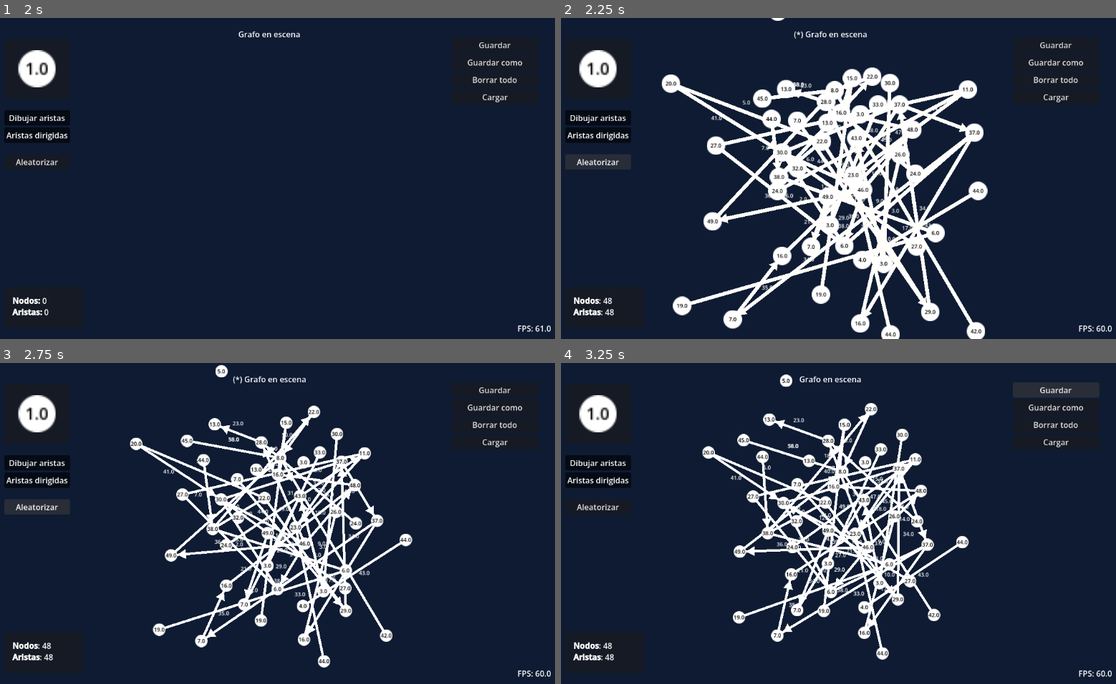
Above: before the commit, frames 1-4 (two rows, left to right).
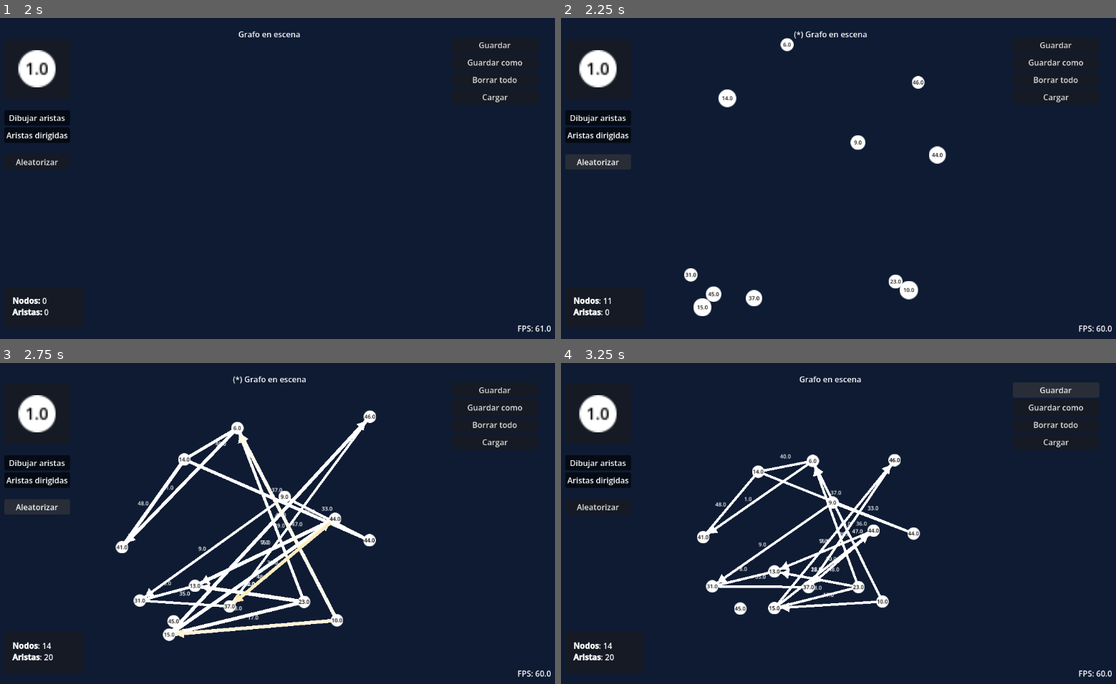
Above: after the commit, the same moments.

Repository: Andresit1524/graphim
Game: Godot game, scene res://assets/world/world.tscn
Two runs of this game, one before a commit and one after it. Both use one fixed random seed, a clock stepped at 60 frames per second and the inputs below.
Inputs:
- Up to frame 1 (2 s): click "Dibujar aristas" at 0.5 s; click "Aristas dirigidas" at 1.25 s
- Up to frame 2 (2.25 s): click "Aleatorizar" at 2 s
- Up to frame 3 (2.75 s): no input
- Up to frame 4 (3.25 s): click "Guardar" at 2.75 s

Frame 1 is identical in both runs. In frame 2, 18% of the frame differs, in the area x 7-77%, y 0-100%; in frame 3, 14%; in frame 4, 12%.

Commit message:
Optimización y correcciones en la aleatorización

Diff:
--- a/assets/world/world.gd
+++ b/assets/world/world.gd
@@ -36,6 +36,9 @@
 # Variables temporales para el dibujado de aristas
 var current_new_edge_start: GraphimNode
 var current_new_edge_end: GraphimNode
+
+## Indica si se está aleatorizando
+var randomizing := false
 
 
 func _ready() -> void:
@@ -151,17 +154,26 @@
 
 ## Genera un grafo al azar
 func _randomize() -> void:
+	if randomizing: return
+
+	randomizing = true
 	_delete_graph()
 
 	const RANDOM_SIZE = 50
 	const SPREAD_SIZE = 200
-
-	var count = randi_range(1, RANDOM_SIZE)
+	const DELAY = 0.01
+
+	var node_count = randi_range(5, RANDOM_SIZE)
+	var edge_count = randi_range(node_count, node_count * 2)
 
 	# Nodos
-	for i in count:
+	var new_nodes: Array[GraphimNode]
+	for i in node_count:
+		await get_tree().create_timer(DELAY).timeout
 		var new_node: GraphimNode = node_scene.instantiate()
-		nodes.add_child(new_node, true)
+		nodes.add_child(new_node)
+		new_nodes.append(new_node)
+
 		new_node.data.weight = randi_range(2, RANDOM_SIZE)
 		new_node.data.refresh()
 		new_node.position = Vector2(
@@ -169,17 +181,19 @@
 			randf_range(-SPREAD_SIZE, SPREAD_SIZE)
 		)
 
+	var pairs := []
+	for i in new_nodes.size():
+		for j in range(i + 1, new_nodes.size()):
+			pairs.append([new_nodes[i], new_nodes[j]])
+	pairs.shuffle()
+
 	# Conexiones
-	for i in count:
-		var node_a: GraphimNode = null
-		var node_b: GraphimNode = null
-
-		var max_attemps := 100000
-		for j in max_attemps:
-			node_a = nodes.get_children().pick_random()
-			node_b = nodes.get_children().pick_random()
-			if node_a != node_b: break
-
+	for i in edge_count:
+		var pair = pairs.pick_random()
+		var node_a: GraphimNode = pair[0]
+		var node_b: GraphimNode = pair[1]
+
+		await get_tree().create_timer(DELAY).timeout
 		var new_edge: GraphimEdge = edge_scene.instantiate()
 		edges.add_child(new_edge, true)
 		new_edge.data.directed = [true, false].pick_random()
@@ -187,6 +201,8 @@
 		new_edge.data.start_node = node_a
 		new_edge.data.end_node = node_b
 		new_edge.data.refresh()
+
+	randomizing = false
 
 
 ## Auxiliar: limpia la ruta del archivo de guardado
--- a/assets/world/world.tscn
+++ b/assets/world/world.tscn
@@ -176,6 +176,7 @@
 vertical_alignment = 1
 
 [node name="Physics" type="Node" parent="." unique_id=1290079163]
+unique_name_in_owner = true
 script = ExtResource("7_hqvew")
 
 [node name="SaveDialog" type="FileDialog" parent="." unique_id=1962484975]
Not shown, changed: .docs/Changelog.md
